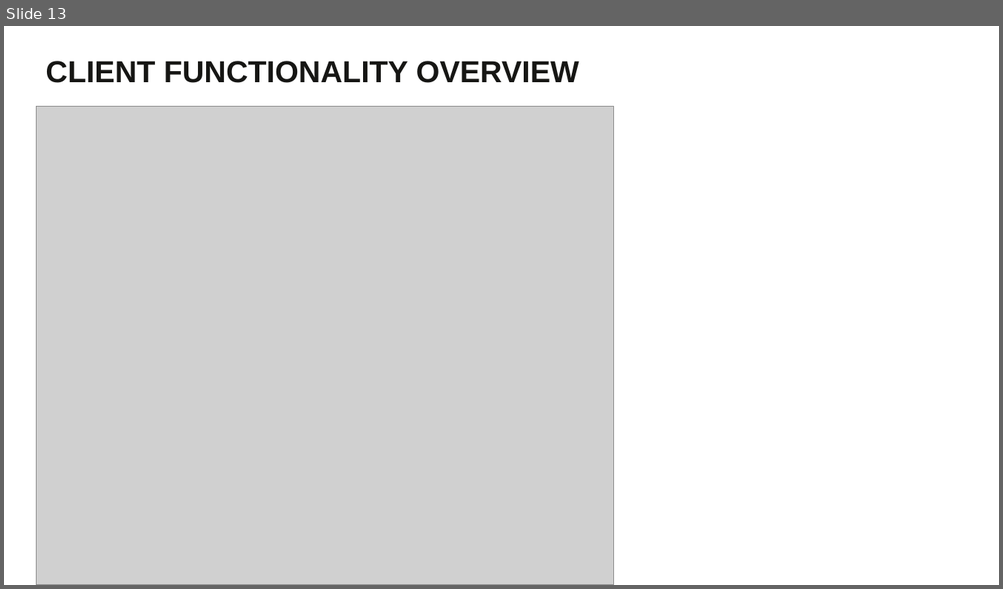
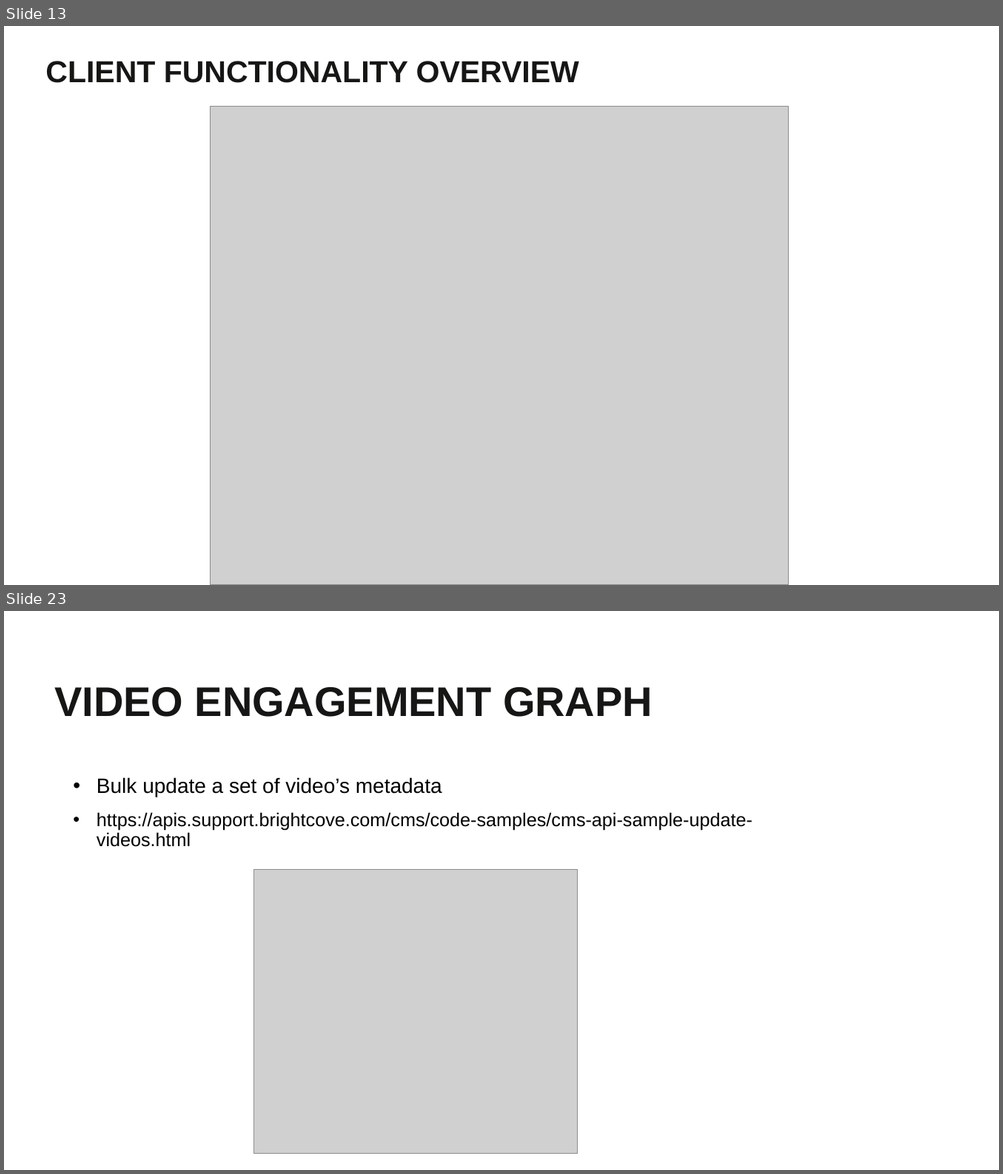
Before and after one commit to BrightcoveLearning/BCL-LearningSamples, a slide deck: PLAYTV2020/matt-boles-video.pptx. Shown one above the other, each under a label of ours: slide 13 before the commit, slides 13 and 23 after it; the slides between them are not shown. The pictures are 1003x589 and 1003x1174 pixels, drawn with LibreOffice and Linux fonts; fonts in the diff are those of the drawing; grey boxes stand for pictures; background and template pictures are left out. Boxes give left, top, right and bottom in pixels: in the first picture for what was removed or moved away, otherwise in the second. Text is boxed around its words. In the diff, an @@ line names an element or a change of style, - is before the commit and + after.

```diff
--- a/PLAYTV2020/matt-boles-video.pptx
+++ b/PLAYTV2020/matt-boles-video.pptx
@@ slide 23 added at [4,611,999,1170], background #FFFFFF @@
@@ text added at [54,687,652,717], 40 pt, text #161614, bold @@
+VIDEO ENGAGEMENT GRAPH
@@ text added at [96,777,752,847], 18 pt, text #000000 @@
+• Bulk update a set of video’s metadata
+• https://apis.support.brightcove.com/cms/code-samples/cms-api-sample-update-videos.html
@@ picture added at [254,869,578,1154] @@
@@ slide 13 changed as well @@
@@ picture: place and size @@
-picture at [36,107,614,585]
+picture at [210,107,788,585]
```
Also in this commit, not shown: 5 other slides changed, 10 other slides added, 8 slides removed.
